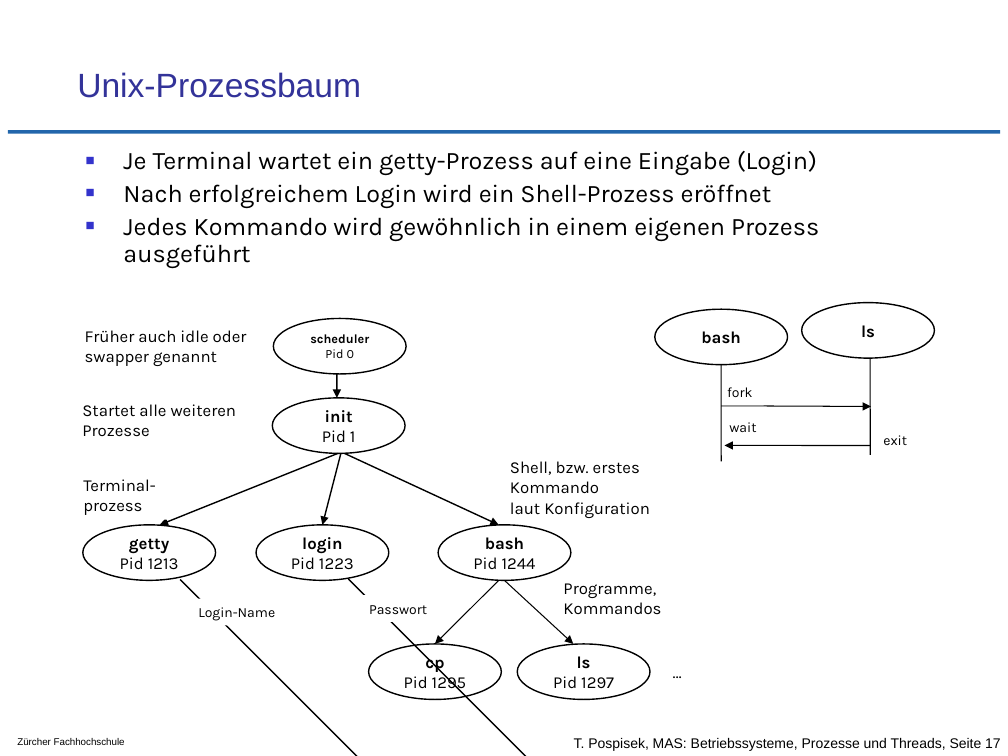
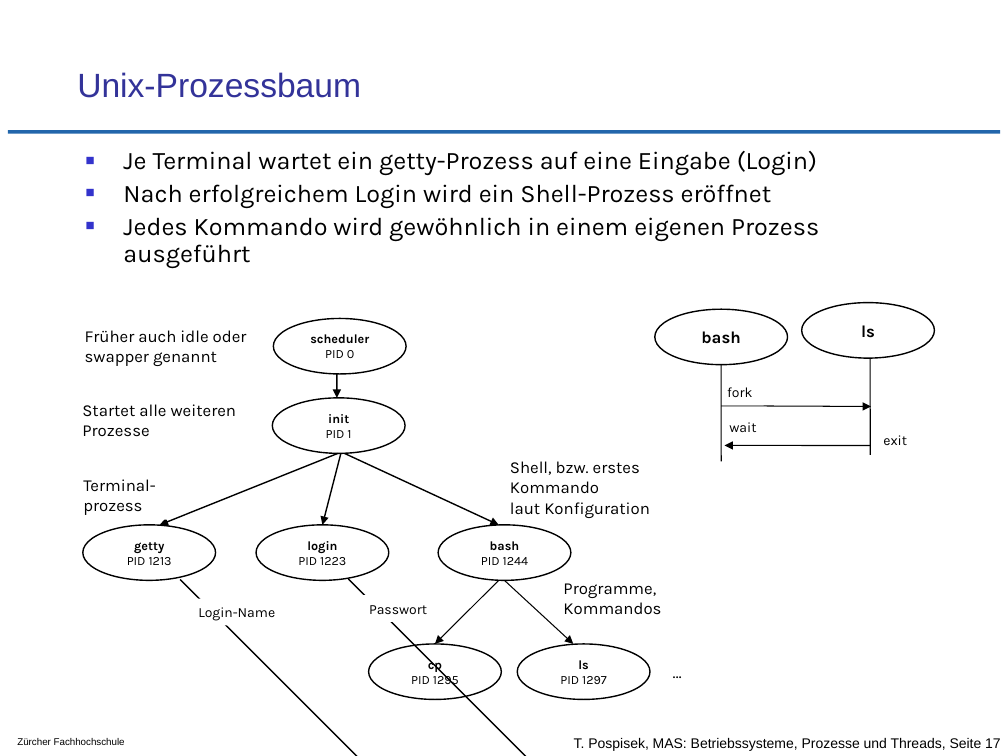
Before and after one commit to tpo/betriebssysteme, a slide deck: slide 17 of 05-2_Prozesse_und_Threads.odp. Drawn at 1008x756 pixels with LibreOffice and Linux fonts; fonts in the diff are those of the drawing; background and template pictures are left out. Boxes give left, top, right and bottom in pixels: in the first picture for what was removed or moved away, otherwise in the second. Text is boxed around its words. In the diff, an @@ line names an element or a change of style, - is before the commit and + after.

```diff
--- a/05-2_Prozesse_und_Threads.odp
+++ b/05-2_Prozesse_und_Threads.odp
@@ text in ellipse at <box>310,334,369,358</box>: text changed @@
-scheduler Pid 0
+scheduler PID 0
@@ text in ellipse at <box>328,414,349,423</box>: size 12 to 9 pt in "init" @@
@@ text in ellipse at <box>326,430,351,438</box>: text changed; size 12 to 9 pt @@
-Pid 1
+PID 1
@@ text in ellipse at <box>127,557,172,565</box>: text changed; size 12 to 9 pt @@
-Pid 1213
+PID 1213
@@ text in ellipse at <box>134,542,164,553</box>: size 12 to 9 pt in "getty" @@
@@ text in ellipse at <box>298,557,346,565</box>: text changed; size 12 to 9 pt @@
-Pid 1223
+PID 1223
@@ text in ellipse at <box>307,541,337,553</box>: size 12 to 9 pt in "login" @@
@@ text in ellipse at <box>481,557,529,565</box>: text changed; size 12 to 9 pt @@
-Pid 1244
+PID 1244
@@ text in ellipse at <box>490,541,520,550</box>: size 12 to 9 pt in "bash" @@
@@ text in ellipse at <box>428,658,442,672</box>: size 12 to 9 pt in "cp" @@
@@ text in ellipse at <box>411,672,459,687</box>: text changed; size 12 to 9 pt @@
-Pid 1295
+PID 1295
@@ text in ellipse at <box>560,676,607,684</box>: text changed; size 12 to 9 pt @@
-Pid 1297
+PID 1297
@@ text in ellipse at <box>578,660,588,669</box>: size 12 to 9 pt in "ls" @@
```
Also in this commit, not shown: 6 other slides changed, 3 other files.
